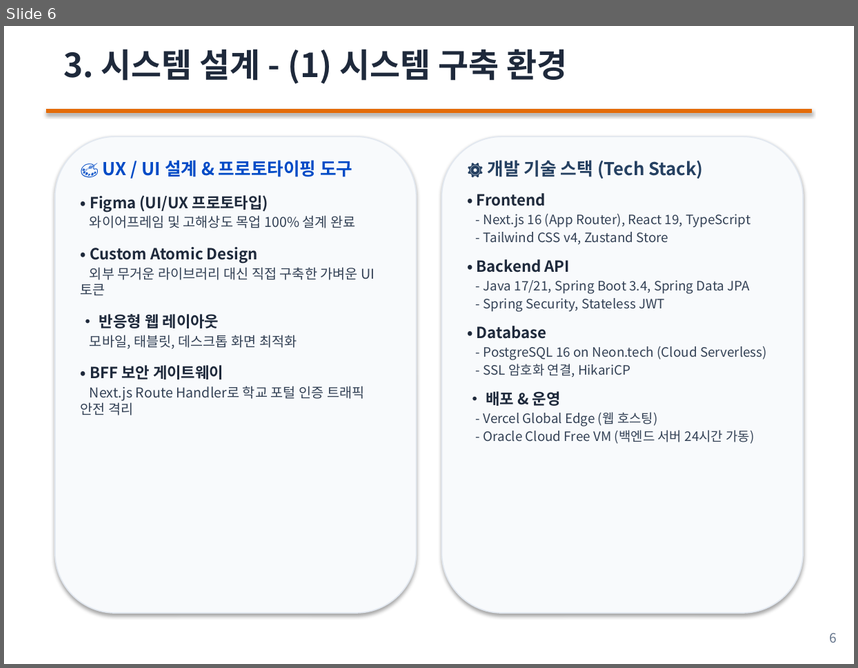
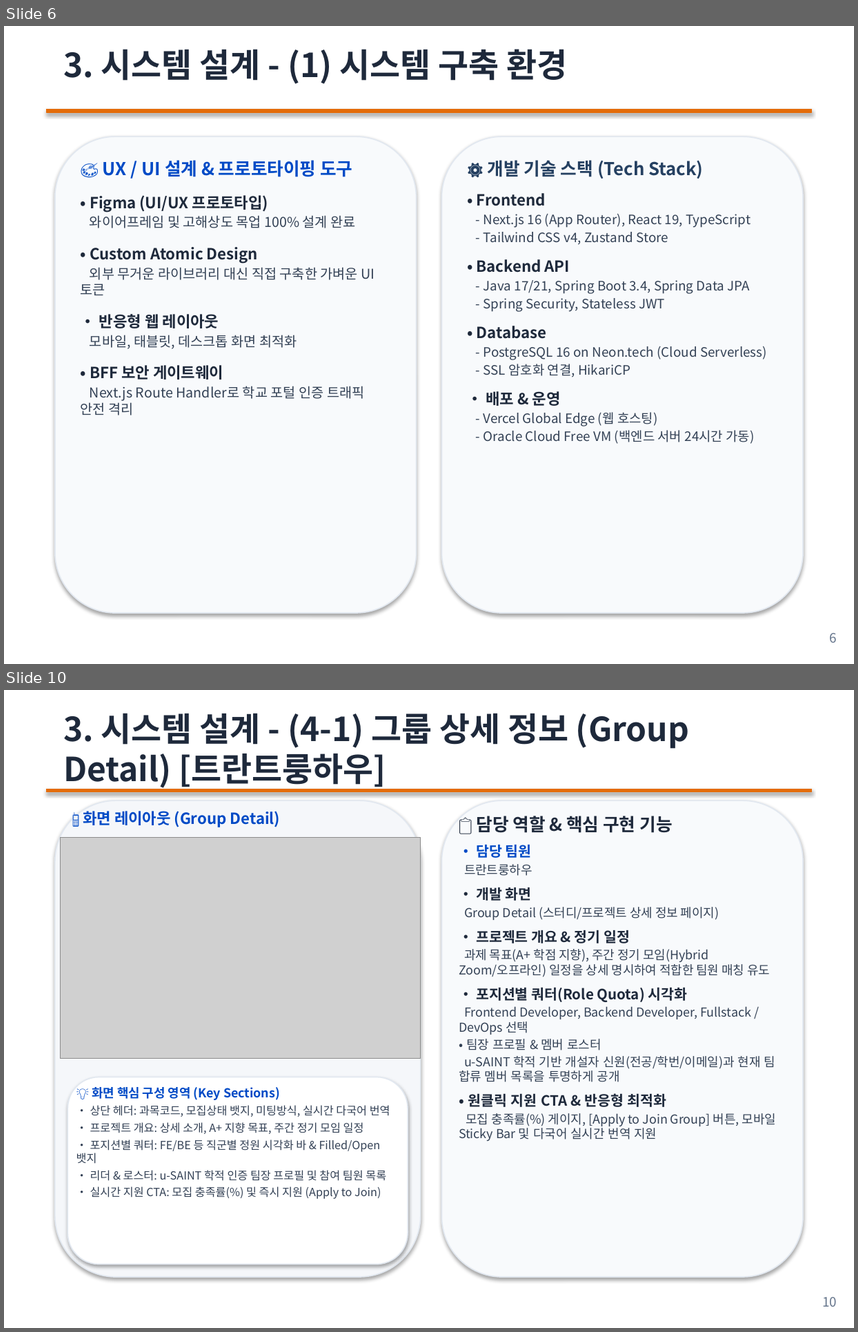
Before and after one commit to OnlyDev321/campus-match, a slide deck: CampusMatch.pptx. Shown one above the other, each under a label of ours: slide 6 before the commit, slides 6 and 10 after it; the slides between them are not shown. The pictures are 858x668 and 858x1332 pixels, drawn with LibreOffice and Linux fonts; fonts in the diff are those of the drawing; grey boxes stand for pictures. Boxes give left, top, right and bottom in pixels: in the first picture for what was removed or moved away, otherwise in the second. Text is boxed around its words. In the diff, an @@ line names an element or a change of style, - is before the commit and + after.

```diff
--- a/CampusMatch.pptx
+++ b/CampusMatch.pptx
@@ slide 10 added at (4, 690, 854, 1328), background #FFFFFF @@
@@ text added at (63, 713, 689, 789), 28 pt, text #1E293B, bold @@
+3. 시스템 설계 - (4-1) 그룹 상세 정보 (Group Detail) [트란트룽하우]
@@ rectangle added at (47, 789, 811, 792), fill #E46C0A, outline #E46C0A 0.75 pt @@
@@ rounded rectangle added at (55, 800, 421, 1276), fill #F5F7FA, outline #E2E8F0 1 pt @@
@@ text added at (83, 811, 281, 827), 13 pt, text #004AC6, bold @@
+📱 화면 레이아웃 (Group Detail)
@@ rounded rectangle added at (441, 800, 803, 1276), fill #F8FAFC, outline #E2E8F0 1 pt @@
@@ text added at (459, 816, 776, 1141), 10.5 pt, text #334155 @@
+📋 담당 역할 & 핵심 구현 기능
+• 담당 팀원
+트란트룽하우
+• 개발 화면
+Group Detail (스터디/프로젝트 상세 정보 페이지)
+• 프로젝트 개요 & 정기 일정
+과제 목표(A+ 학점 지향), 주간 정기 모임(Hybrid Zoom/오프라인) 일정을 상세 명시하여 적합한 팀원 매칭 유도
+• 포지션별 쿼터(Role Quota) 시각화
+Frontend Developer, Backend Developer, Fullstack / DevOps 선택
+• 팀장 프로필 & 멤버 로스터
+u-SAINT 학적 기반 개설자 신원(전공/학번/이메일)과 현재 팀 합류 멤버 목록을 투명하게 공개
+• 원클릭 지원 CTA & 반응형 최적화
+모집 충족률(%) 게이지, [Apply to Join Group] 버튼, 모바일 Sticky Bar 및 다국어 실시간 번역 지원
@@ picture added at (60, 837, 421, 1058) @@
@@ rounded rectangle added at (67, 1077, 408, 1264), fill #FFFFFF, outline #E2E8F0 1 pt @@
@@ text added at (76, 1087, 390, 1199), 9.5 pt, text #334155 @@
+💡 화면 핵심 구성 영역 (Key Sections)
+• 상단 헤더: 과목코드, 모집상태 뱃지, 미팅방식, 실시간 다국어 번역
+• 프로젝트 개요: 상세 소개, A+ 지향 목표, 주간 정기 모임 일정
+• 포지션별 쿼터: FE/BE 등 직군별 정원 시각화 바 & Filled/Open 뱃지
+• 리더 & 로스터: u-SAINT 학적 인증 팀장 프로필 및 참여 팀원 목록
+• 실시간 지원 CTA: 모집 충족률(%) 및 즉시 지원 (Apply to Join)
@@ text added at (822, 1297, 837, 1306), 11 pt, text #64748B @@
+10
```
Also in this commit, not shown: 7 slides changed, 1 other slide added, 1 slide removed, 1 other file.
